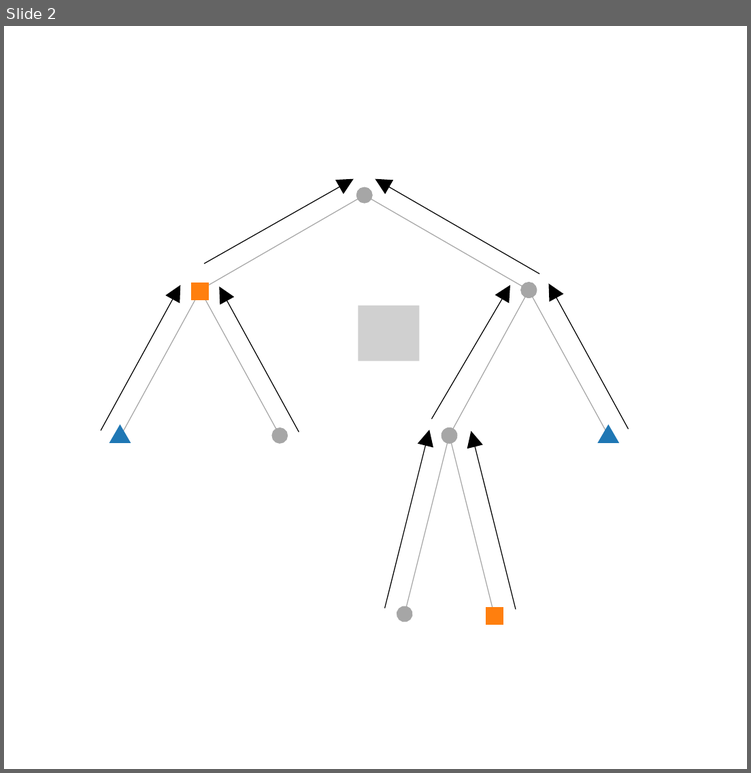
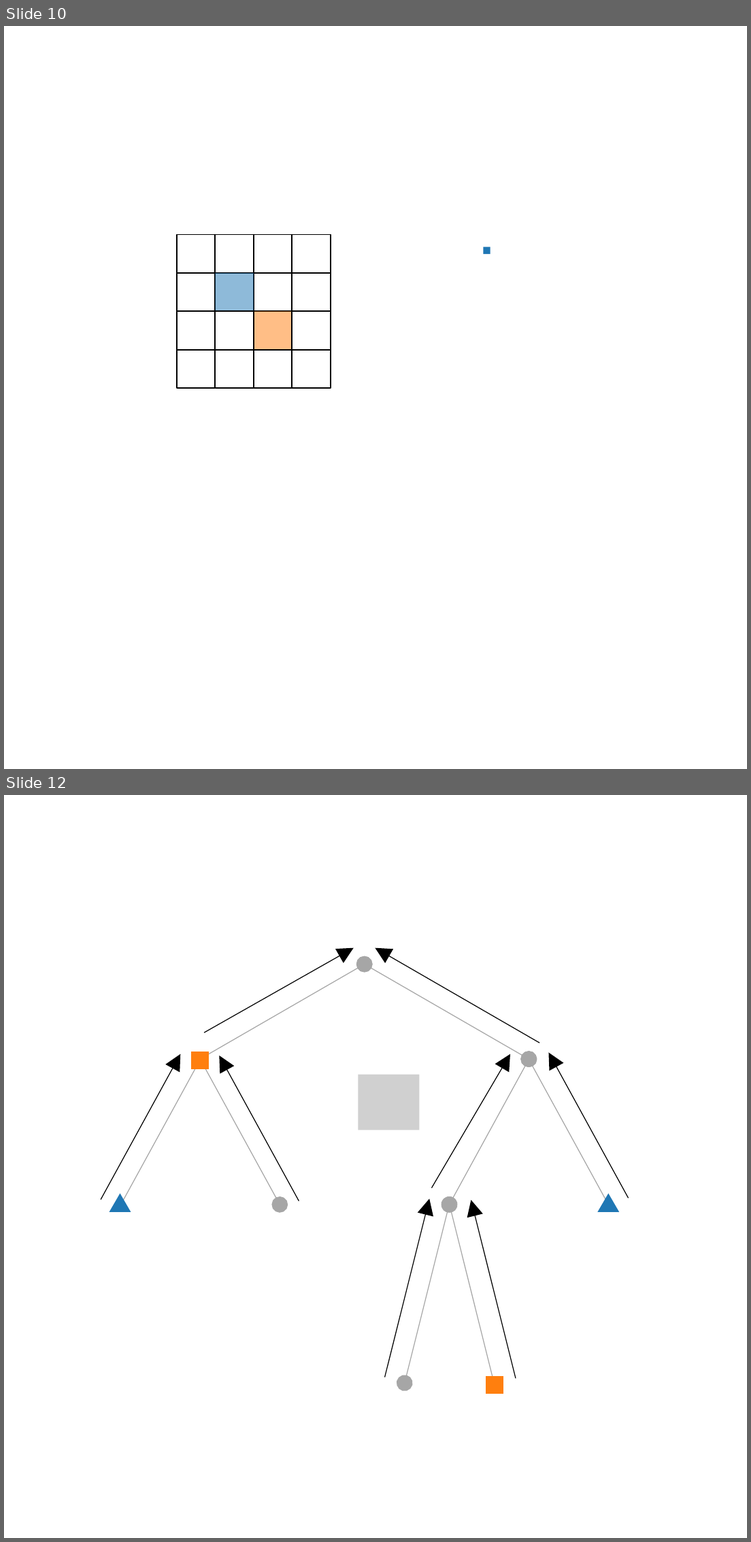
Before and after one commit to eleurent/phd-thesis, a slide deck: 2-Chapters/6-Chapter/img/gbop/trees.pptx. Shown one above the other, each under a label of ours: slide 2 before the commit, slides 10 and 12 after it; the slides between them are not shown. The pictures are 751x773 and 751x1542 pixels, drawn with LibreOffice and Linux fonts; fonts in the diff are those of the drawing; grey boxes stand for pictures. Boxes give left, top, right and bottom in pixels: in the first picture for what was removed or moved away, otherwise in the second. Text is boxed around its words. In the diff, an @@ line names an element or a change of style, - is before the commit and + after.

```diff
--- a/2-Chapters/6-Chapter/img/gbop/trees.pptx
+++ b/2-Chapters/6-Chapter/img/gbop/trees.pptx
@@ slide 10 added at (4, 26, 747, 769), background #FFFFFF @@
@@ rectangle added at (177, 235, 216, 274), outline #000000 0.75 pt @@
@@ rectangle added at (215, 235, 254, 274), outline #000000 0.75 pt @@
@@ rectangle added at (254, 235, 293, 274), outline #000000 0.75 pt @@
@@ rectangle added at (292, 235, 330, 274), outline #000000 0.75 pt @@
@@ rectangle added at (483, 246, 490, 254), fill #1F77B4 @@
@@ rectangle added at (177, 272, 216, 311), outline #000000 0.75 pt @@
@@ rectangle added at (215, 272, 254, 311), fill #1F77B4 at 50% opacity @@
@@ rectangle added at (254, 272, 293, 311), outline #000000 0.75 pt @@
@@ rectangle added at (292, 272, 330, 311), outline #000000 0.75 pt @@
@@ rectangle added at (177, 311, 216, 350), outline #000000 0.75 pt @@
@@ rectangle added at (215, 311, 254, 350), outline #000000 0.75 pt @@
@@ rectangle added at (254, 311, 293, 350), fill #FF7F0E at 50% opacity @@
@@ rectangle added at (292, 311, 330, 350), outline #000000 0.75 pt @@
@@ rectangle added at (177, 349, 216, 388), outline #000000 0.75 pt @@
@@ rectangle added at (215, 349, 254, 388), outline #000000 0.75 pt @@
@@ rectangle added at (254, 349, 293, 388), outline #000000 0.75 pt @@
@@ rectangle added at (292, 349, 330, 388), outline #000000 0.75 pt @@
@@ what was slide 2 is now slide 12 @@
```
Also in this commit, not shown: 1 slide changed, 10 other slides added, 1 slide removed, 24 other files.
